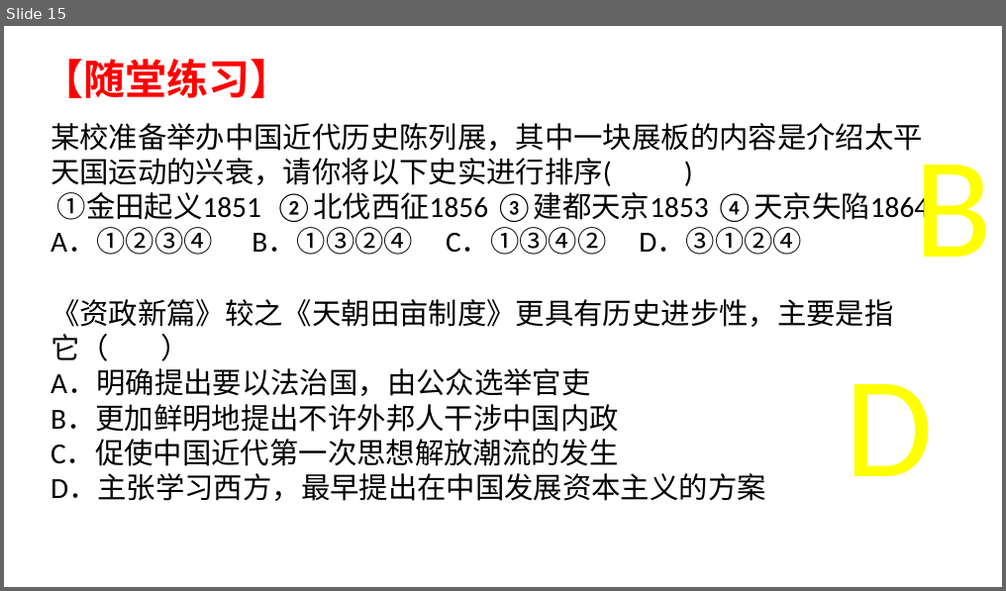
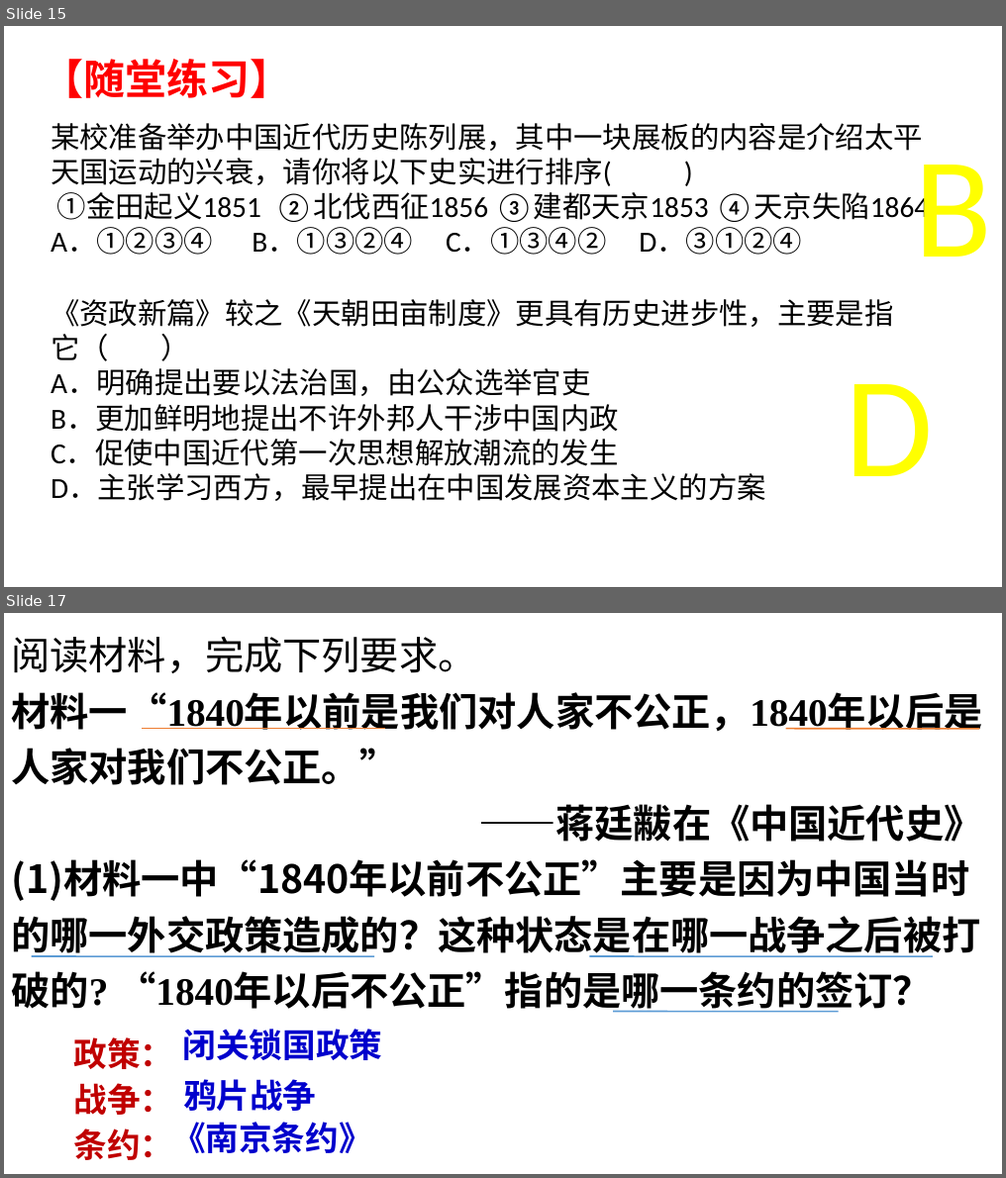
Before and after one commit to GHL0612/Learn, a slide deck: 课件/历史/九下/八年级/八上第一单元/初三一轮复习—《中国开始沦为半殖民地半封建社会》.pptx. Shown one above the other, each under a label of ours: slide 15 before the commit, slides 15 and 17 after it; the slides between them are not shown. The pictures are 1006x591 and 1006x1178 pixels, drawn with LibreOffice and Linux fonts; fonts in the diff are those of the drawing. Boxes give left, top, right and bottom in pixels: in the first picture for what was removed or moved away, otherwise in the second. Text is boxed around its words. In the diff, an @@ line names an element or a change of style, - is before the commit and + after.

```diff
--- a/课件/历史/九下/八年级/八上第一单元/初三一轮复习—《中国开始沦为半殖民地半封建社会》.pptx
+++ b/课件/历史/九下/八年级/八上第一单元/初三一轮复习—《中国开始沦为半殖民地半封建社会》.pptx
@@ slide 17 added at [4, 613, 1002, 1174], background #FFFFFF @@
@@ text added at [11, 637, 982, 1013], 37.3 pt, text #000000, bold @@
+阅读材料，完成下列要求。
+材料一“1840年以前是我们对人家不公正，1840年以后是人家对我们不公正。”
+——蒋廷黻在《中国近代史》
+(1)材料一中“1840年以前不公正”主要是因为中国当时的哪一外交政策造成的？这种状态是在哪一战争之后被打破的? “1840年以后不公正”指的是哪一条约的签订？
@@ line added from (142, 728) to (385, 728), #ED7D31 1.5 pt @@
@@ line added from (786, 728) to (979, 729), #ED7D31 1.5 pt @@
@@ line added from (32, 957) to (374, 957), #5B9BD5 1.5 pt @@
@@ line added from (589, 957) to (933, 957), #5B9BD5 1.5 pt @@
@@ line added from (614, 1011) to (839, 1012), #5B9BD5 1.5 pt @@
@@ text added at [73, 1038, 173, 1160], 32 pt, text #C00000, bold @@
+政策：
+战争：
+条约：
@@ text added at [183, 1029, 383, 1060], 32 pt, text #0000CC, bold @@
+闭关锁国政策
@@ text added at [183, 1079, 316, 1111], 32 pt, text #0000CC, bold @@
+鸦片战争
@@ text added at [172, 1122, 372, 1154], 32 pt, text #0000CC, bold @@
+《南京条约》
```
Also in this commit, not shown: 3 other slides added, 28 other files.
